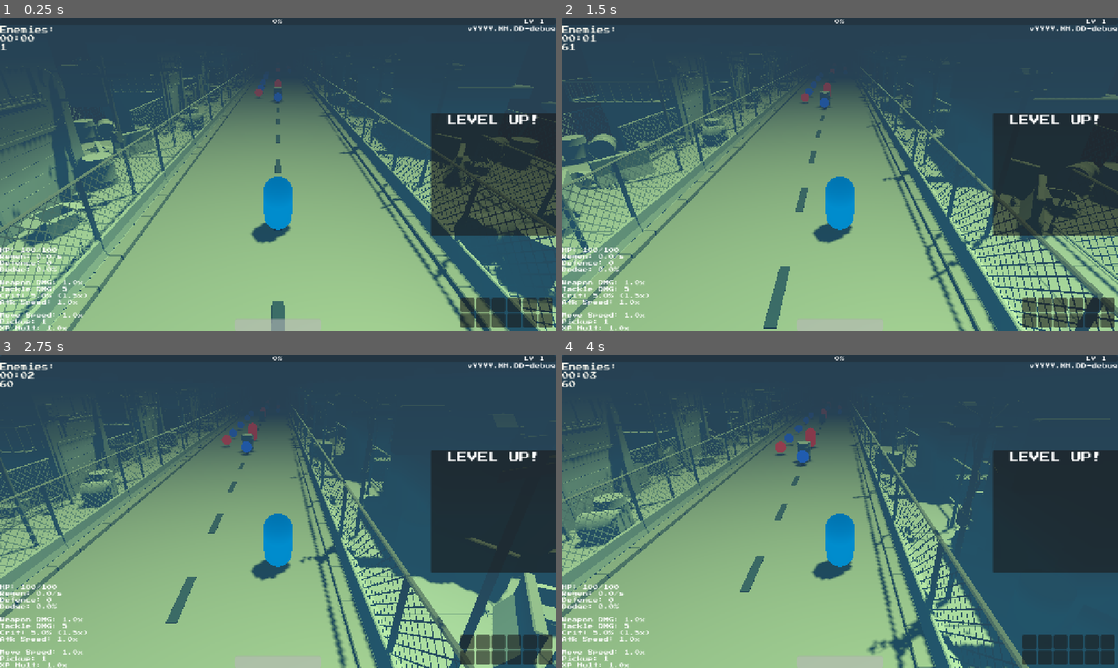
Above: before the commit, frames 1-4 (two rows, left to right).
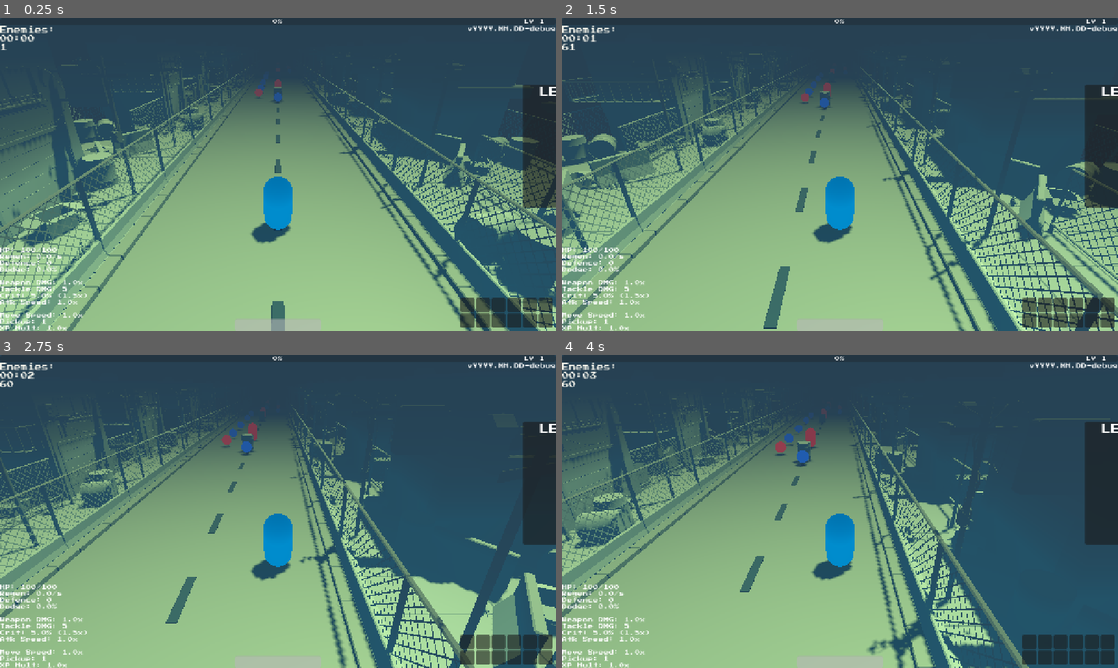
Above: after the commit, the same moments.

Repository: 100-Devs-1-Game/EscapeForHelp
Game: Godot game, scene res://root.tscn
Two runs of this game, one before a commit and one after it. Both use one fixed random seed, a clock stepped at 60 frames per second and the inputs below. Sound files missing from this copy of the repository are replaced by a short silence.
Inputs (mouse positions are in pixels of both pictures, inside the frame that each line leads up to):
- Up to frame 1 (0.25 s): no input
- Up to frame 2 (1.5 s): move the mouse to (962, 158) at 0.52 s; press the mouse at (962, 158) at 0.53 s; hold D (move_right) 0.53-1.25 s; release the mouse at (962, 158) at 1.25 s; drag from (728, 190) to (812, 237) at 1.27 s
- Up to frame 3 (2.75 s): move the mouse to (333, 442) at 2.02 s; press the mouse at (333, 442) at 2.03 s; hold D (move_right) from 2.03 s (still down)
- Up to frame 4 (4 s): release D (move_right) at 2.75 s; release the mouse at (895, 442) at 2.75 s; drag from (812, 574) to (673, 464) at 2.77 s; move the mouse to (1006, 558) at 3.52 s; press the mouse at (1006, 558) at 3.53 s; hold A (move_left) from 3.53 s (still down)

The runs differ from the first frame. In frame 1, 7.5% of the frame differs, in the area x 77-100%, y 21-70%; in frame 2, 7.5%; in frame 3, 7.5%; in frame 4, 7.5%.

Commit message:
Revert "Fix level up panel"
This reverts commit 3b3fda9e654db7b0449ecb66f34557fe7debd9b2.

Diff:
--- a/src/scenes/ui/game_screen.tscn
+++ b/src/scenes/ui/game_screen.tscn
@@ -18,9 +18,9 @@
 lbl_stats = NodePath("Control/StatusDisplay/StatsLabel")
 death_panel = NodePath("Control/Panels/DeathPanel")
 lbl_result = NodePath("Control/Panels/DeathPanel/LblResult")
-level_up_panel = NodePath("Control/Panels/PanelContainerLevelUp")
-lbl_level_up = NodePath("Control/Panels/PanelContainerLevelUp/MarginContainer/VBoxContainer/LblLevelUp")
-upgrade_options_container = NodePath("Control/Panels/PanelContainerLevelUp/MarginContainer/VBoxContainer/UpgradeOptions")
+level_up_panel = NodePath("Control/Panels/LevelUp")
+lbl_level_up = NodePath("Control/Panels/LevelUp/PanelContainer/MarginContainer/VBoxContainer/LblLevelUp")
+upgrade_options_container = NodePath("Control/Panels/LevelUp/PanelContainer/MarginContainer/VBoxContainer/UpgradeOptions")
 
 [node name="Control" type="Control" parent="."]
 layout_mode = 3
@@ -150,40 +150,43 @@
 grow_horizontal = 2
 grow_vertical = 2
 
-[node name="PanelContainerLevelUp" type="PanelContainer" parent="Control/Panels"]
-layout_mode = 1
-anchors_preset = 6
-anchor_left = 1.0
-anchor_top = 0.5
-anchor_right = 1.0
-anchor_bottom = 0.5
-offset_left = -288.0
-offset_top = -141.0
-offset_bottom = 141.0
-grow_horizontal = 0
-grow_vertical = 2
-
-[node name="MarginContainer" type="MarginContainer" parent="Control/Panels/PanelContainerLevelUp"]
+[node name="LevelUp" type="Control" parent="Control/Panels"]
+process_mode = 2
+z_index = 1
+anchors_preset = 0
+offset_left = 1200.0
+offset_top = 150.0
+offset_right = 1400.0
+offset_bottom = 400.00006
+
+[node name="PanelContainer" type="PanelContainer" parent="Control/Panels/LevelUp"]
+layout_mode = 0
+offset_left = 4.0
+offset_top = 4.0
+offset_right = 292.0
+offset_bottom = 286.0
+
+[node name="MarginContainer" type="MarginContainer" parent="Control/Panels/LevelUp/PanelContainer"]
 layout_mode = 2
 theme_override_constants/margin_left = 4
 theme_override_constants/margin_top = 4
 theme_override_constants/margin_right = 4
 theme_override_constants/margin_bottom = 4
 
-[node name="VBoxContainer" type="VBoxContainer" parent="Control/Panels/PanelContainerLevelUp/MarginContainer"]
-layout_mode = 2
-
-[node name="LblLevelUp" type="Label" parent="Control/Panels/PanelContainerLevelUp/MarginContainer/VBoxContainer"]
+[node name="VBoxContainer" type="VBoxContainer" parent="Control/Panels/LevelUp/PanelContainer/MarginContainer"]
+layout_mode = 2
+
+[node name="LblLevelUp" type="Label" parent="Control/Panels/LevelUp/PanelContainer/MarginContainer/VBoxContainer"]
 layout_mode = 2
 theme_override_font_sizes/font_size = 24
 text = "LEVEL UP!"
 horizontal_alignment = 1
 
-[node name="UpgradeOptions" type="VBoxContainer" parent="Control/Panels/PanelContainerLevelUp/MarginContainer/VBoxContainer"]
+[node name="UpgradeOptions" type="VBoxContainer" parent="Control/Panels/LevelUp/PanelContainer/MarginContainer/VBoxContainer"]
 layout_mode = 2
 size_flags_vertical = 3
 
-[node name="SndLevelUp" type="AudioStreamPlayer" parent="Control/Panels/PanelContainerLevelUp"]
+[node name="SndLevelUp" type="AudioStreamPlayer" parent="Control/Panels/LevelUp/PanelContainer"]
 stream = ExtResource("3_gusqm")
 
 [node name="DeathPanel" type="Panel" parent="Control/Panels"]
